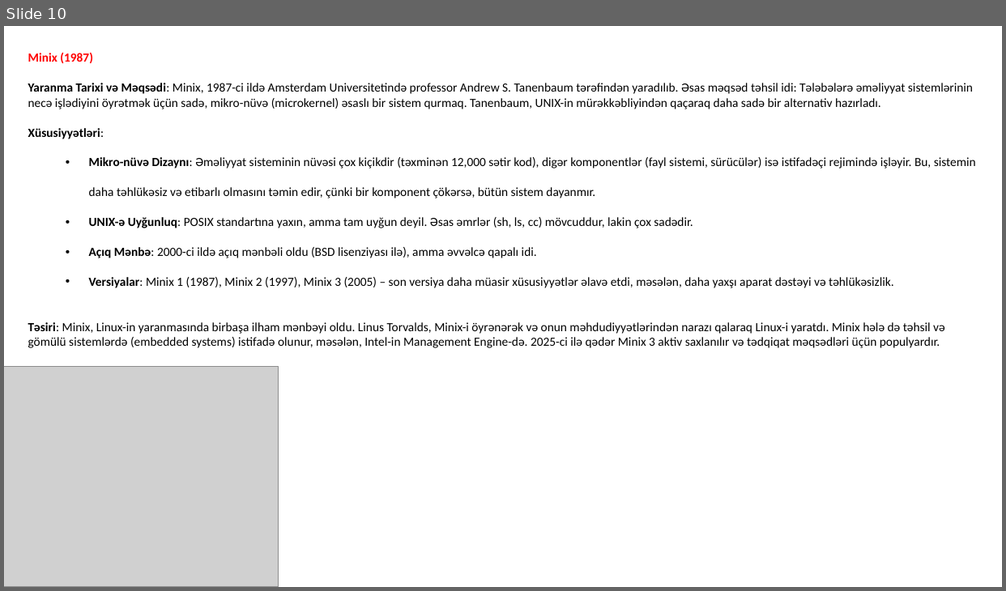
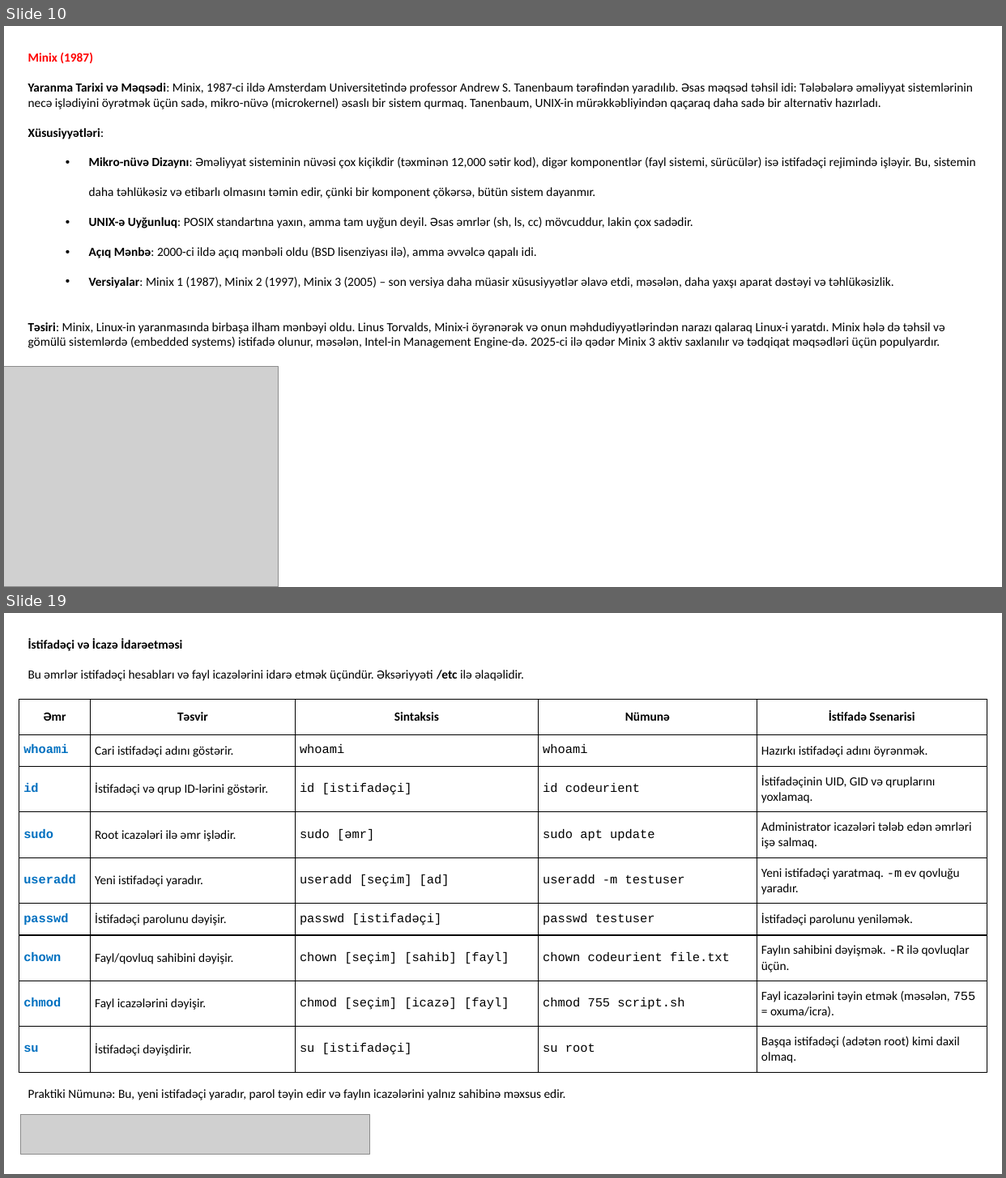
Before and after one commit to codeurient/DevOps, a slide deck: .lessons/1 operating systems/1 linux/1.pptx. Shown one above the other, each under a label of ours: slide 10 before the commit, slides 10 and 19 after it; the slides between them are not shown. The pictures are 1006x591 and 1006x1178 pixels, drawn with LibreOffice and Linux fonts; fonts in the diff are those of the drawing; grey boxes stand for pictures. Boxes give left, top, right and bottom in pixels: in the first picture for what was removed or moved away, otherwise in the second. Text is boxed around its words. In the diff, an @@ line names an element or a change of style, - is before the commit and + after.

```diff
--- a/.lessons/1 operating systems/1 linux/1.pptx
+++ b/.lessons/1 operating systems/1 linux/1.pptx
@@ slide 19 added at bbox=[4, 613, 1002, 1174], background #FFFFFF @@
@@ text added at bbox=[28, 638, 566, 1101], 12 pt, text #000000 @@
+İstifadəçi və İcazə İdarəetməsi
+Bu əmrlər istifadəçi hesabları və fayl icazələrini idarə etmək üçündür. Əksəriyyəti /etc ilə əlaqəlidir.
+Praktiki Nümunə: Bu, yeni istifadəçi yaradır, parol təyin edir və faylın icazələrini yalnız sahibinə məxsus edir.
@@ table added at bbox=[19, 699, 987, 1072], 9 rows, 5 columns @@
+Əmr | Təsvir | Sintaksis | Nümunə | İstifadə Ssenarisi
+whoami | Cari istifadəçi adını göstərir. | whoami | whoami | Hazırkı istifadəçi adını öyrənmək.
+id | İstifadəçi və qrup ID-lərini göstərir. | id [istifadəçi] | id codeurient | İstifadəçinin UID, GID və qruplarını yoxlamaq.
+sudo | Root icazələri ilə əmr işlədir. | sudo [əmr] | sudo apt update | Administrator icazələri tələb edən əmrləri işə salmaq.
+useradd | Yeni istifadəçi yaradır. | useradd [seçim] [ad] | useradd -m testuser | Yeni istifadəçi yaratmaq. -m ev qovluğu yaradır.
+passwd | İstifadəçi parolunu dəyişir. | passwd [istifadəçi] | passwd testuser | İstifadəçi parolunu yeniləmək.
+chown | Fayl/qovluq sahibini dəyişir. | chown [seçim] [sahib] [fayl] | chown codeurient file.txt | Faylın sahibini dəyişmək. -R ilə qovluqlar üçün.
+chmod | Fayl icazələrini dəyişir. | chmod [seçim] [icazə] [fayl] | chmod 755 script.sh | Fayl icazələrini təyin etmək (məsələn, 755 = oxuma/icra).
+su | İstifadəçi dəyişdirir. | su [istifadəçi] | su root | Başqa istifadəçi (adətən root) kimi daxil olmaq.
@@ picture added at bbox=[20, 1114, 370, 1154] @@
```
Also in this commit, not shown: 16 other slides added, 4 slides removed.
